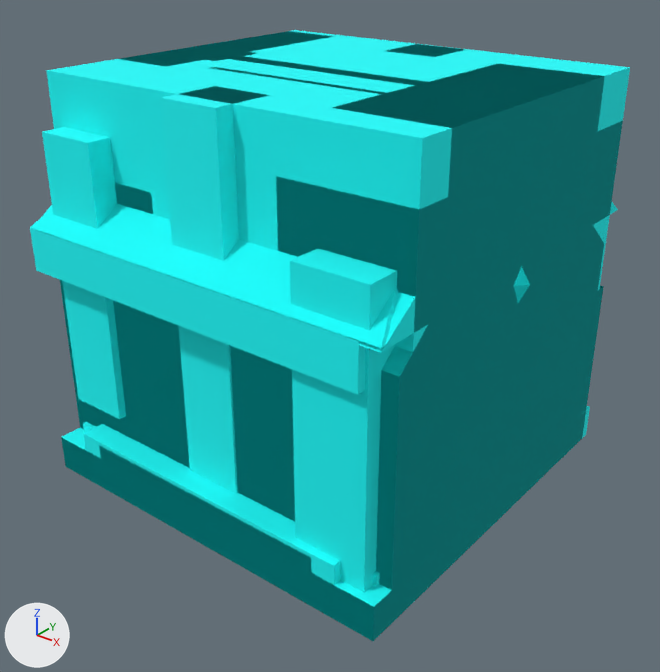
Before and after pictures for a commit that changed the glTF model assets/environment/mesh/environment_library.glb.
Rendered twice from a 50 mm camera at (1.302, -1.641, 1.357) aimed at (0.032, -0.053, 0.373). The lights are fixed; the arrows at lower left show +X, +Y and +Z. The picture after the commit comes second. Objects named as collision shapes, trigger or cutter boxes, shadow casters or lower levels of detail are left out.

Objects in the first picture: 'env_house_base_lod0', 'env_house_courtyard_lod0', 'env_house_hall_hlod', 'env_house_hall_lod0', 'env_house_small_lod0', 'env_site_cave_lod0', 'env_site_formation_lod0', 'env_site_ruin_lod0', 'env_site_secret_lod0' and 2 more.
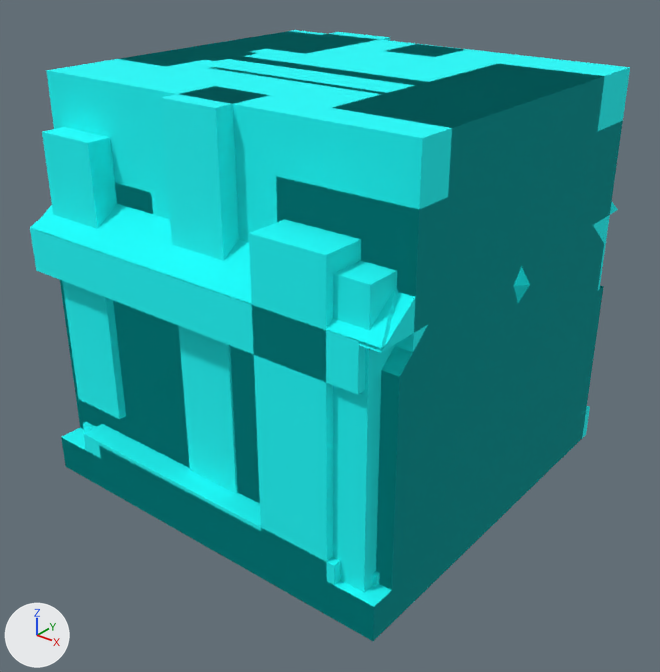
Location of each change, (x1, y1, x2, y2) in pixels of the pictures (660 x 672 px):
'env_leyline_vein_lod0', added (cyan): after (249, 32, 549, 611)

The change, as a diff of the scene's bpy script:
```diff
--- a/assets/environment/mesh/environment_library.glb.py
+++ b/assets/environment/mesh/environment_library.glb.py
@@ me_env_leyline_vein_lod0 @@
+me_env_leyline_vein_lod0.from_pydata(...)  # a box spanning x -0.5..0.5, y -0.15..0.15, z 0.0..0.55; a box spanning x -0.38..-0.2, y 0.14..0.5, z 0.0..1.0; a box spanning x 0.2..0.38, y -0.5..-0.14, z 0.0..0.8
+me_env_leyline_vein_lod0.materials.append(mat_environment_index_atlas)  # picture img_entityatlas
@@ ob_env_leyline_vein_lod0 @@
+ob_env_leyline_vein_lod0 = bpy.data.objects.new('env_leyline_vein_lod0', me_env_leyline_vein_lod0)
+ob_env_leyline_vein_lod0.location = (0.0, 0.0, 0.0)
```
